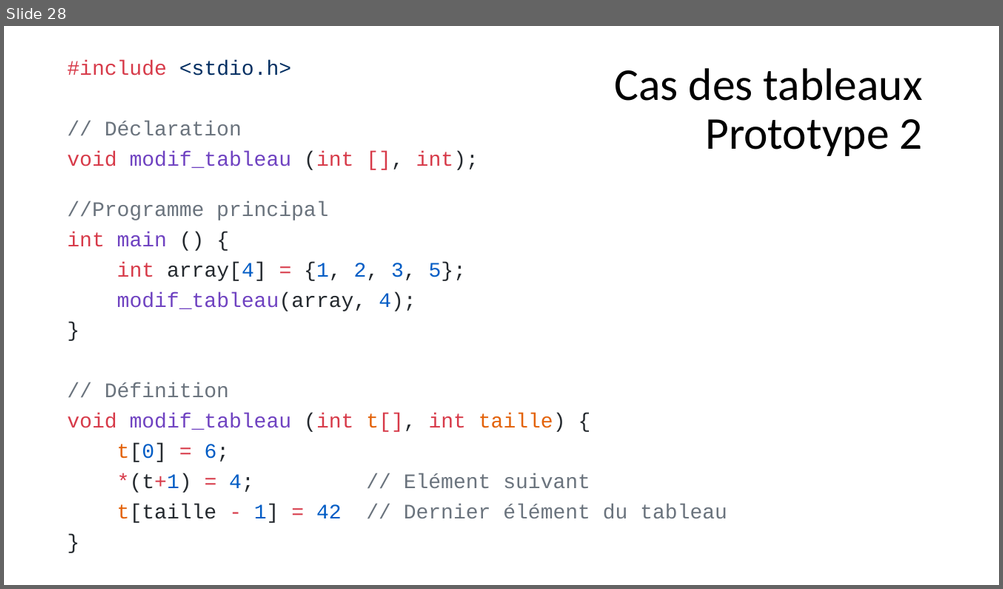
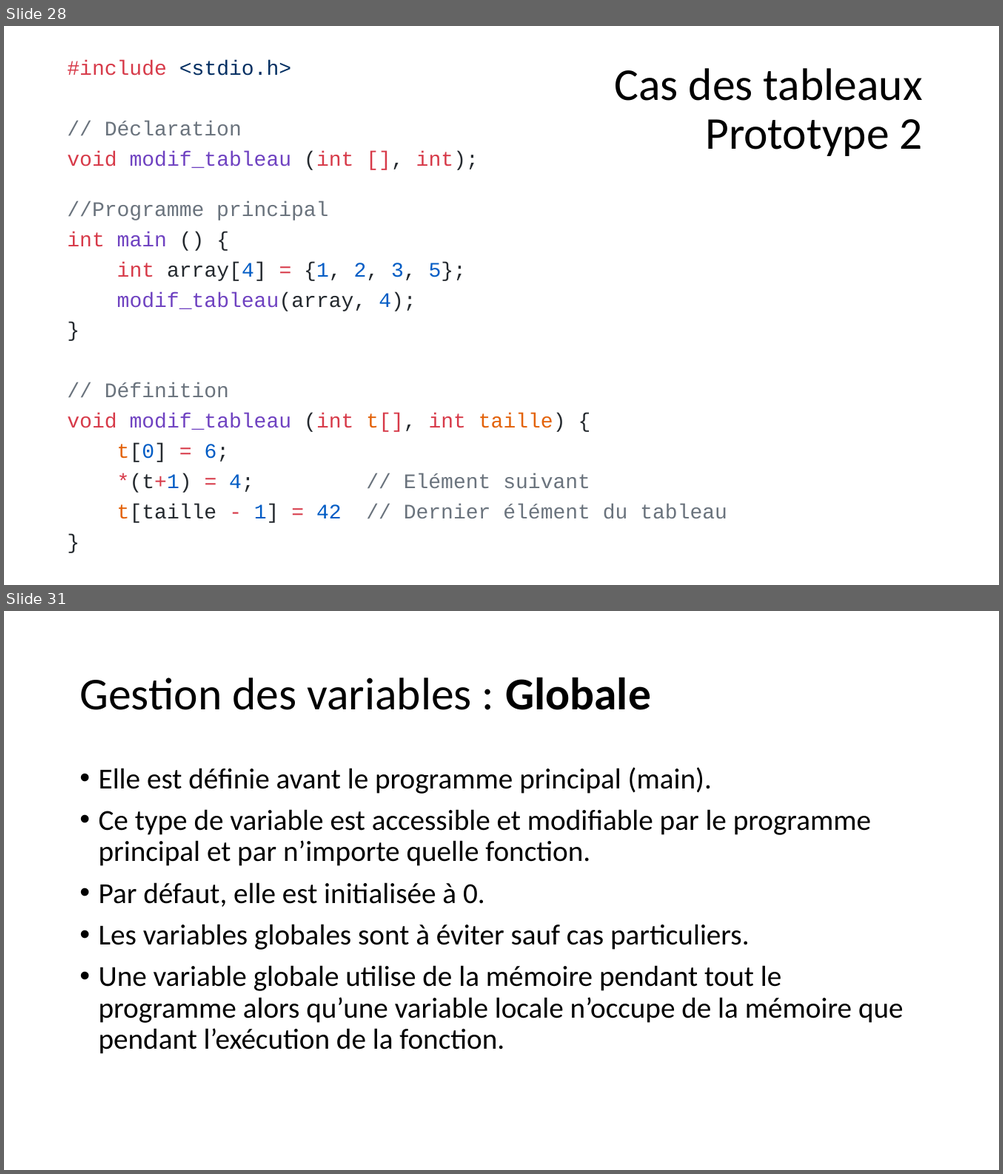
Before and after one commit to standard3/BTS1, a slide deck: 02_C/05_Fonctions/Fonctions.pptx. Shown one above the other, each under a label of ours: slide 28 before the commit, slides 28 and 31 after it; the slides between them are not shown. The pictures are 1003x589 and 1003x1174 pixels, drawn with LibreOffice and Linux fonts; fonts in the diff are those of the drawing. Boxes give left, top, right and bottom in pixels: in the first picture for what was removed or moved away, otherwise in the second. Text is boxed around its words. In the diff, an @@ line names an element or a change of style, - is before the commit and + after.

Commit message:
variables statiques

```diff
--- a/02_C/05_Fonctions/Fonctions.pptx
+++ b/02_C/05_Fonctions/Fonctions.pptx
@@ slide 31 added at bbox=[4, 611, 999, 1170], background #FFFFFF @@
@@ title added at bbox=[79, 677, 651, 710], 44 pt, text #000000 @@
+Gestion des variables : Globale
@@ text added at bbox=[99, 767, 903, 1054], 28 pt, text #000000 @@
+• Elle est définie avant le programme principal (main).
+• Ce type de variable est accessible et modifiable par le programme principal et par n’importe quelle fonction.
+• Par défaut, elle est initialisée à 0.
+• Les variables globales sont à éviter sauf cas particuliers.
+• Une variable globale utilise de la mémoire pendant tout le programme alors qu’une variable locale n’occupe de la mémoire que pendant l’exécution de la fonction.
```
Also in this commit, not shown: 12 other slides added, 3 other files.
